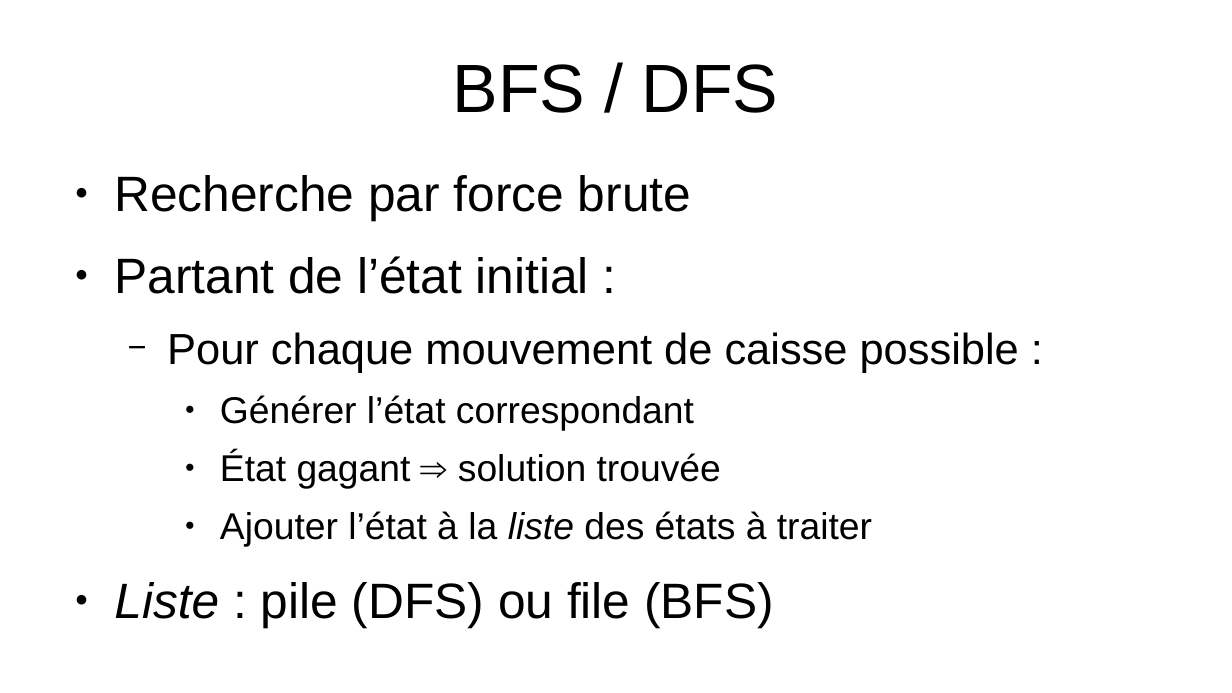
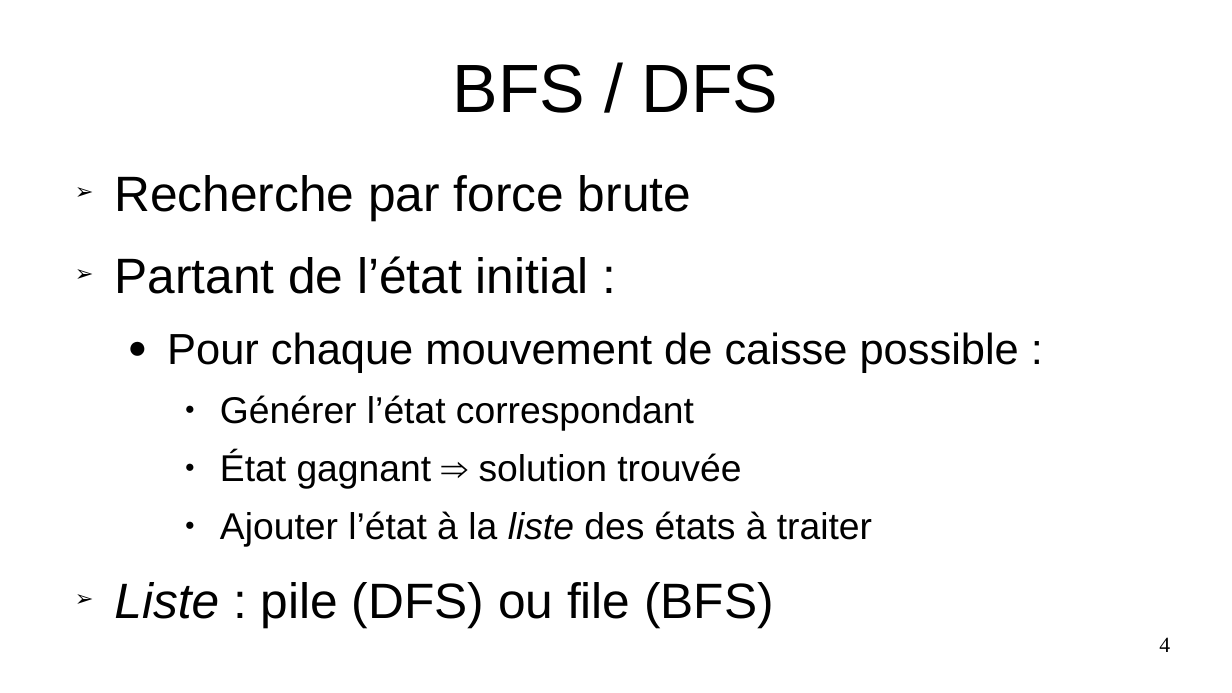
Before and after one commit to PoulpoGaz/sokoshell, a slide deck: slide 4 of documents/presentation.odp (slide 5 before the commit). Drawn at 1232x693 pixels with LibreOffice and Linux fonts; fonts in the diff are those of the drawing. Boxes give left, top, right and bottom in pixels: in the first picture for what was removed or moved away, otherwise in the second. Text is boxed around its words. In the diff, an @@ line names an element or a change of style, - is before the commit and + after.

```diff
--- a/documents/presentation.odp
+++ b/documents/presentation.odp
@@ text at (114, 175, 1019, 628): bullet ● to ➢; bullet − to ● @@
@@ text at (220, 452, 741, 489): text changed @@
-    ● État gagant ⇒ solution trouvée
+    ● État gagnant ⇒ solution trouvée
@@ page number added at (1159, 637, 1170, 652), 14 pt, text #000000 @@
+4
```
Also in this commit, not shown: 10 other slides changed, 1 slide removed.
